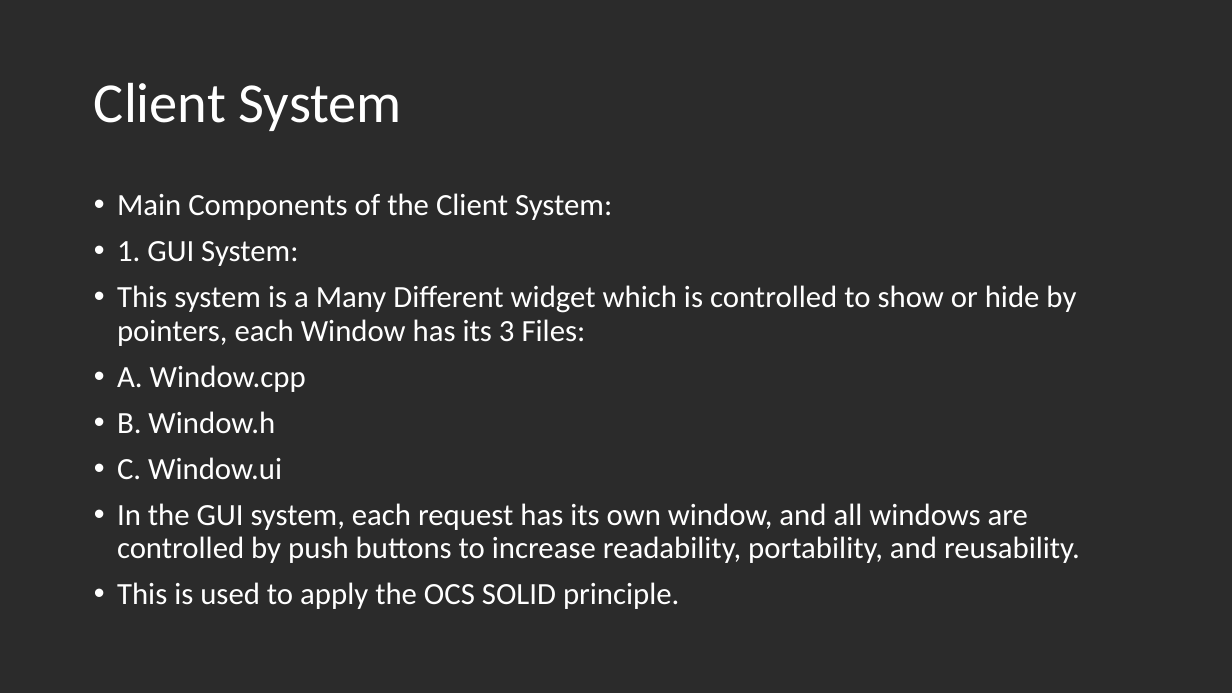
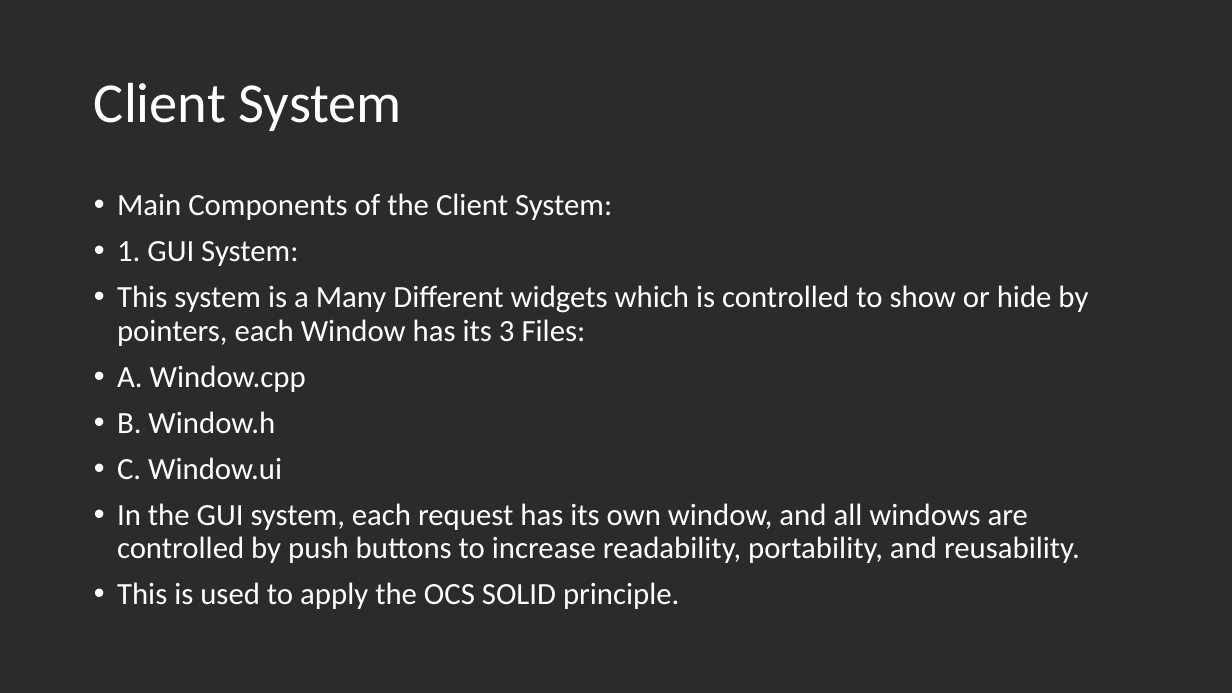
Before and after one commit to AhmedMohammed120/ITIDA_Batch_3_Final_Project, a slide deck: slide 6 of Project Presentation/Bank System Project.pptx. Drawn at 1232x693 pixels with LibreOffice and Linux fonts; fonts in the diff are those of the drawing; background and template pictures are left out; a plain dark background stands for a picture behind light text. Boxes give left, top, right and bottom in pixels: in the first picture for what was removed or moved away, otherwise in the second. Text is boxed around its words. In the diff, an @@ line names an element or a change of style, - is before the commit and + after.

```diff
--- a/Project Presentation/Bank System Project.pptx
+++ b/Project Presentation/Bank System Project.pptx
@@ text at bbox=[117, 285, 1088, 346]: text changed @@
-• This system is a Many Different widget which is controlled to show or hide by pointers, each Window has its 3 Files:
+• This system is a Many Different widgets which is controlled to show or hide by pointers, each Window has its 3 Files:
```
Also in this commit, not shown: 4 other slides changed.
